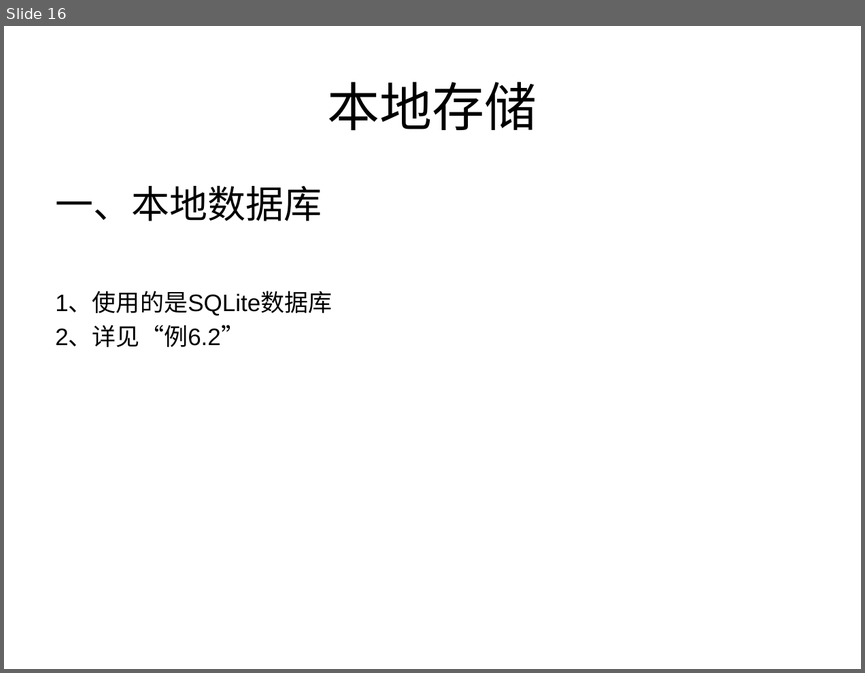
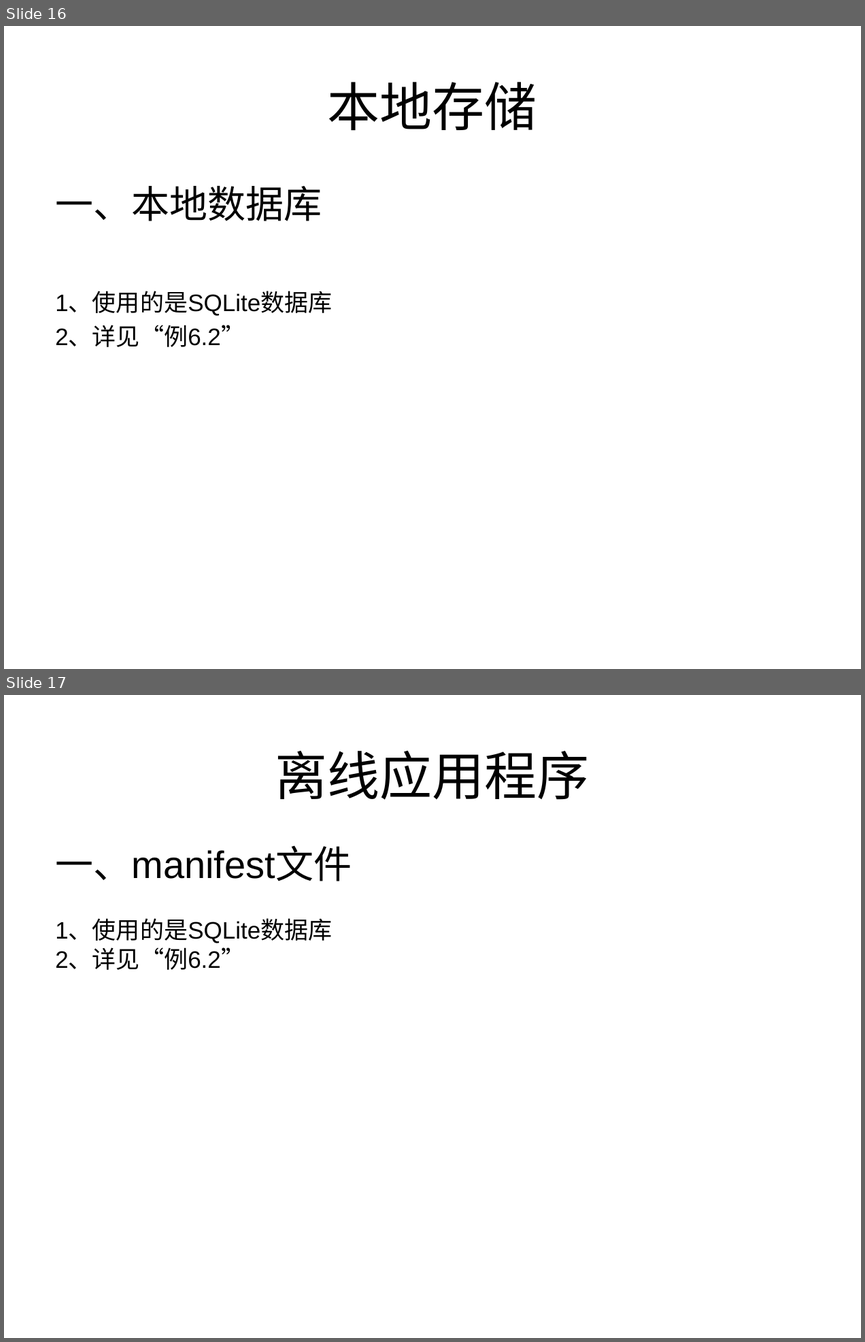
Before and after one commit to testuser2213/tom-wang-manual, a slide deck: manual/html5/share/关于HTML5的分享.ppt. Shown one above the other, each under a label of ours: slide 16 before the commit, slides 16 and 17 after it. The pictures are 865x673 and 865x1342 pixels, drawn with LibreOffice and Linux fonts; fonts in the diff are those of the drawing. Boxes give left, top, right and bottom in pixels: in the first picture for what was removed or moved away, otherwise in the second. Text is boxed around its words. In the diff, an @@ line names an element or a change of style, - is before the commit and + after.

```diff
--- a/manual/html5/share/关于HTML5的分享.ppt
+++ b/manual/html5/share/关于HTML5的分享.ppt
@@ slide 17 added at (4,695,861,1338), background #FFFFFF @@
@@ title added at (275,751,589,800), 44 pt, text #000000 @@
+离线应用程序
@@ text added at (55,845,351,970), 20 pt, text #000000 @@
+一、manifest文件
+1、使用的是SQLite数据库
+2、详见“例6.2”
```
Also in this commit, not shown: 1 other slide added, 5 other files.
